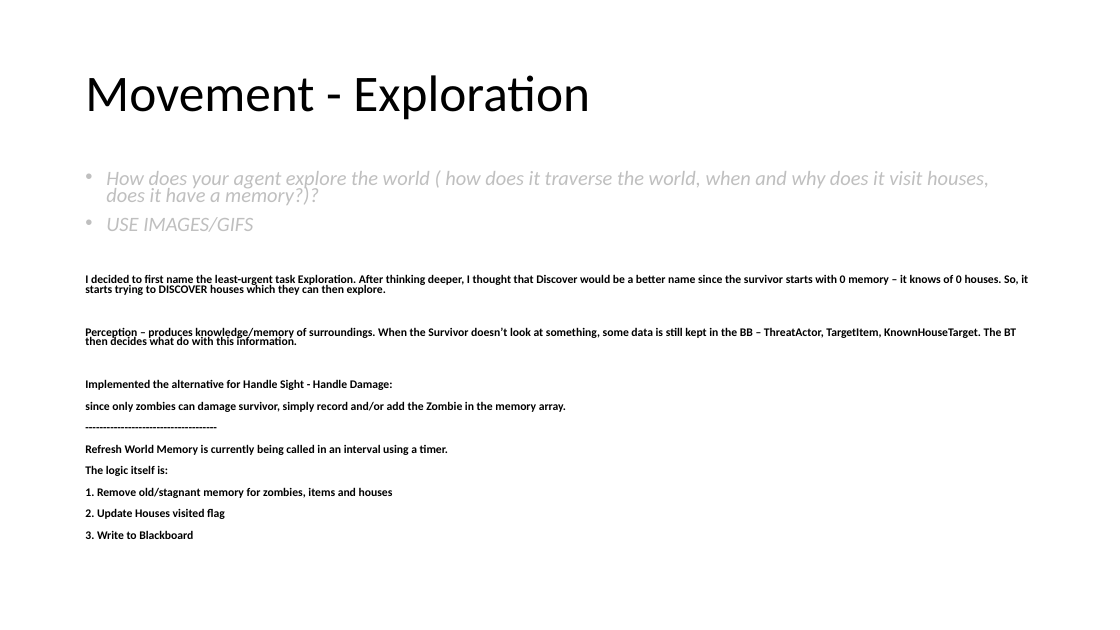
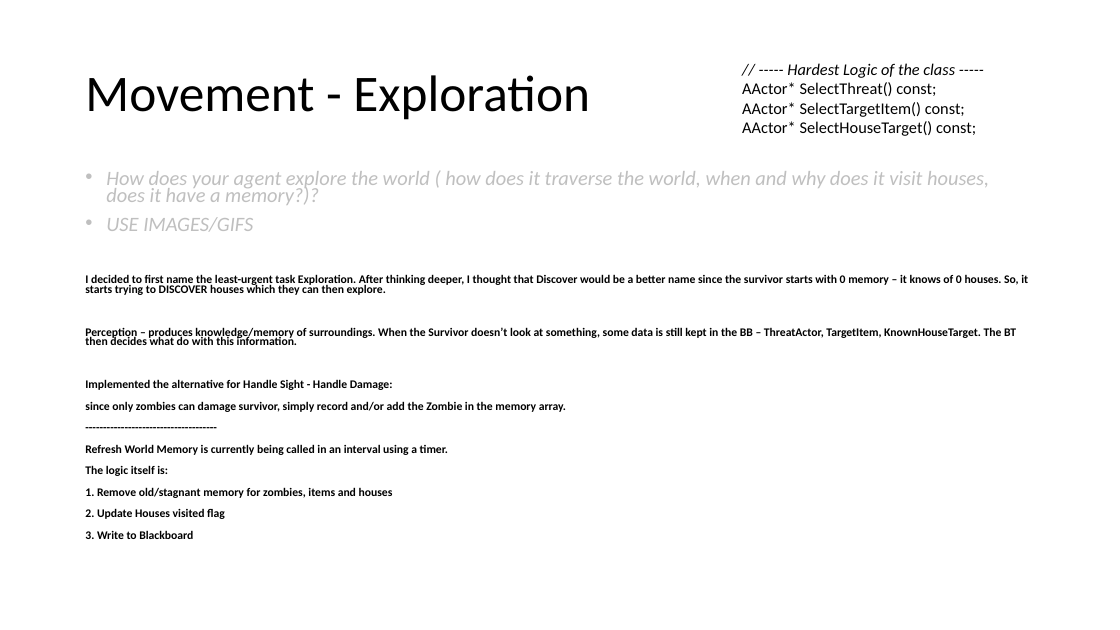
Before and after one commit to DAE-GD-2025-2026/gameai-zombie-DanielAdam13, a slide deck: slide 6 of GPP_ZombieAI_AdamovDaniel_2DAE10.pptx. Drawn at 1120x630 pixels with LibreOffice and Linux fonts; fonts in the diff are those of the drawing. Boxes give left, top, right and bottom in pixels: in the first picture for what was removed or moved away, otherwise in the second. Text is boxed around its words. In the diff, an @@ line names an element or a change of style, - is before the commit and + after.

Commit message:
Select Threat / Item / House Logic - Most interesting part
Write Blackboard, which is called every Update and every time World Memory is Refreshed, sets Values to three keys - Threat Actor, Target Item and Target House.
-------------------------------------
These keys are calculated by specific logic for most - distance for house and threat/zombie.
Item is more interesting - it has specific information about priority score and distance as secondary.

```diff
--- a/GPP_ZombieAI_AdamovDaniel_2DAE10.pptx
+++ b/GPP_ZombieAI_AdamovDaniel_2DAE10.pptx
@@ text added at <box>742,63,976,136</box>, 14 pt, text #000000 @@
+// ----- Hardest Logic of the class -----
+AActor* SelectThreat() const;
+AActor* SelectTargetItem() const;
+AActor* SelectHouseTarget() const;
```
Also in this commit, not shown: 1 other slide changed, 2 other files.
